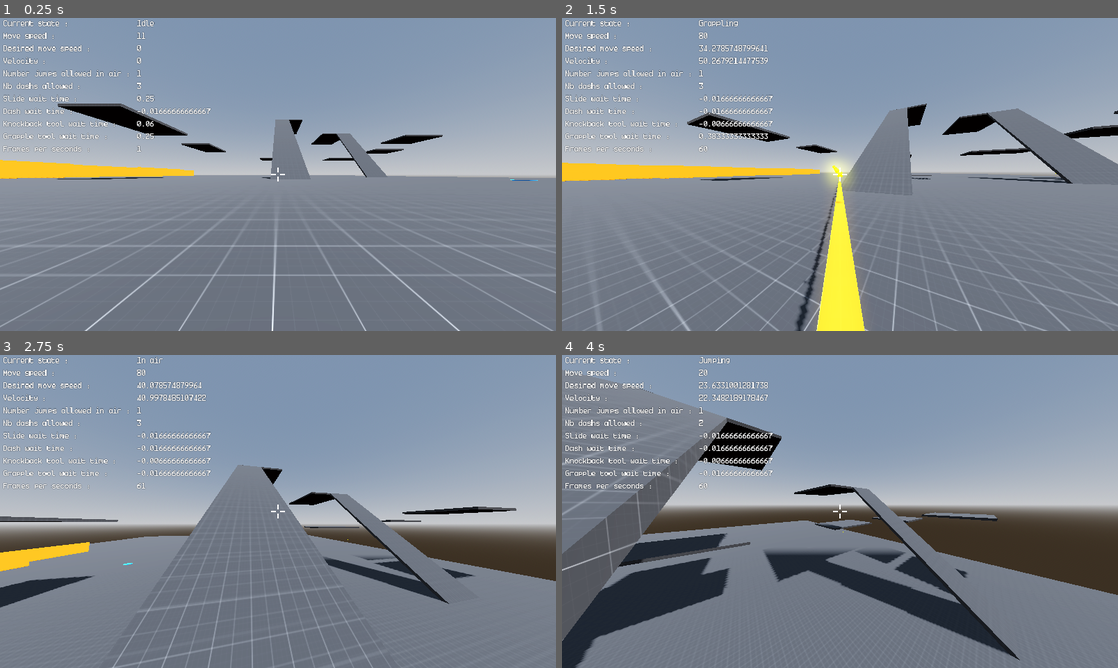
Above: before the commit, frames 1-4 (two rows, left to right).
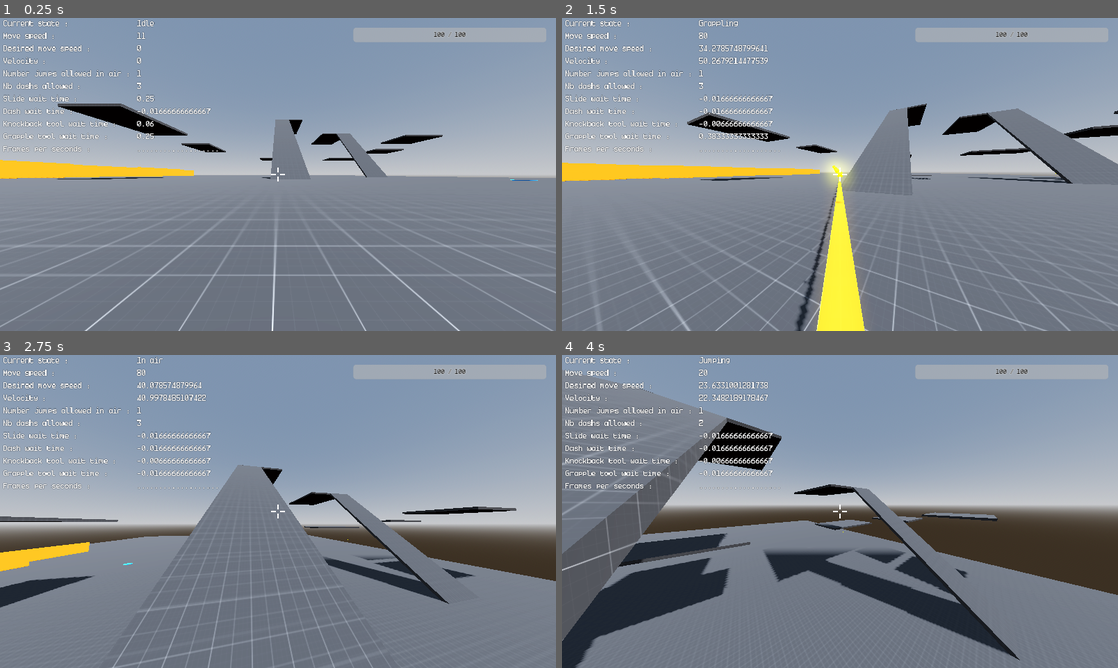
Above: after the commit, the same moments.

Repository: ayoubachak/sticky-man
Game: Godot game, scene res://Scenes/TemplateMapScene.tscn
Two runs of this game, one before a commit and one after it. Both use one fixed random seed, a clock stepped at 60 frames per second and the inputs below. The engine's default icon, where the game draws it, is replaced by a stand-in: a white triangle on a blue panel in a dark square.
Inputs (mouse positions are in pixels of both pictures, inside the frame that each line leads up to):
- Up to frame 1 (0.25 s): no input
- Up to frame 2 (1.5 s): tap Enter at 0.5 s; move the mouse to (867, 174) at 0.52 s; hold W (moveForward) from 0.53 s (still down); tap Ctrl (dash) at 0.6 s; click (867, 174) at 0.67 s; tap Space (jump) at 0.77 s; move the mouse to (812, 174) at 1.27 s; right-click (812, 174) at 1.35 s; click (812, 174) at 1.42 s
- Up to frame 3 (2.75 s): keep holding W (moveForward); tap Space (jump) at 1.52 s; move the mouse to (289, 505) at 2.02 s; tap Shift (run) at 2.1 s; click (289, 505) at 2.17 s
- Up to frame 4 (4 s): keep holding W (moveForward); move the mouse to (834, 517) at 2.77 s; tap Mouse wheel up (useKnockbackTool) at 2.85 s; click (834, 517) at 2.92 s; tap Space (jump) at 3.02, 3.77 s; move the mouse to (878, 514) at 3.52 s; tap Ctrl (dash) at 3.6 s; click (878, 514) at 3.67 s

The runs differ from the first frame. In frame 1, 1.6% of the frame differs, in the area x 24-99%, y 3-43%; in frame 2, 1.6%; in frame 3, 1.6%; in frame 4, 1.6%.

Commit message:
Add health management and game over UI; implement health bar, damage handling, and game over screen functionality.

Diff:
--- /dev/null
+++ b/Scenes/GameOverScreen.tscn
@@ -0,0 +1,73 @@
+[gd_scene load_steps=3 format=3]
+
+[ext_resource type="FontFile" uid="uid://bwr73i28ligrq" path="res://Arts/Fonts/Ticketing.ttf" id="1_g88fa"]
+[ext_resource type="Script" path="res://Scripts/UI/GameOverScreenScript.gd" id="2_ga8s9"]
+
+[node name="GameOverScreen" type="Control"]
+process_mode = 3
+layout_mode = 3
+anchors_preset = 15
+anchor_right = 1.0
+anchor_bottom = 1.0
+grow_horizontal = 2
+grow_vertical = 2
+mouse_filter = 0
+script = ExtResource("2_ga8s9")
+
+[node name="ColorRect" type="ColorRect" parent="."]
+layout_mode = 1
+anchors_preset = 15
+anchor_right = 1.0
+anchor_bottom = 1.0
+grow_horizontal = 2
+grow_vertical = 2
+mouse_filter = 0
+color = Color(0.156863, 0.156863, 0.156863, 0.784314)
+
+[node name="VBoxContainer" type="VBoxContainer" parent="."]
+layout_mode = 1
+anchors_preset = 8
+anchor_left = 0.5
+anchor_top = 0.5
+anchor_right = 0.5
+anchor_bottom = 0.5
+offset_left = -200.0
+offset_top = -150.0
+offset_right = 200.0
+offset_bottom = 150.0
+grow_horizontal = 2
+grow_vertical = 2
+mouse_filter = 0
+theme_override_constants/separation = 30
+alignment = 1
+
+[node name="GameOverLabel" type="Label" parent="VBoxContainer"]
+layout_mode = 2
+theme_override_fonts/font = ExtResource("1_g88fa")
+theme_override_font_sizes/font_size = 64
+text = "GAME OVER"
+horizontal_alignment = 1
+
+[node name="HSeparator" type="HSeparator" parent="VBoxContainer"]
+layout_mode = 2
+theme_override_constants/separation = 20
+
+[node name="RestartButton" type="Button" parent="VBoxContainer"]
+custom_minimum_size = Vector2(200, 60)
+layout_mode = 2
+size_flags_horizontal = 4
+focus_mode = 2
+mouse_filter = 0
+theme_override_fonts/font = ExtResource("1_g88fa")
+theme_override_font_sizes/font_size = 32
+text = "Restart"
+
+[node name="QuitButton" type="Button" parent="VBoxContainer"]
+custom_minimum_size = Vector2(200, 60)
+layout_mode = 2
+size_flags_horizontal = 4
+focus_mode = 2
+mouse_filter = 0
+theme_override_fonts/font = ExtResource("1_g88fa")
+theme_override_font_sizes/font_size = 32
+text = "Quit Game"
--- /dev/null
+++ b/Scenes/HUDScene.tscn
@@ -0,0 +1,128 @@
+[gd_scene load_steps=3 format=3 uid="uid://crci03ygto3p0"]
+
+[ext_resource type="FontFile" uid="uid://bwr73i28ligrq" path="res://Arts/Fonts/Ticketing.ttf" id="1_f2d5g"]
+[ext_resource type="Script" path="res://Scripts/PlayerCharacter/UI/HUDScript.gd" id="1_lkp8p"]
+
+[node name="HUD" type="Control"]
+layout_mode = 3
+anchors_preset = 15
+anchor_right = 1.0
+anchor_bottom = 1.0
+grow_horizontal = 2
+grow_vertical = 2
+script = ExtResource("1_lkp8p")
+
+[node name="HBoxContainer" type="HBoxContainer" parent="."]
+layout_mode = 1
+anchors_preset = 15
+anchor_right = 1.0
+anchor_bottom = 1.0
+grow_horizontal = 2
+grow_vertical = 2
+
+[node name="VBoxContainer" type="VBoxContainer" parent="HBoxContainer"]
+layout_mode = 2
+
+[node name="VBoxContainer2" type="VBoxContainer" parent="HBoxContainer"]
+layout_mode = 2
+size_flags_horizontal = 3
+
+[node name="CurrentStateLabelText" type="Label" parent="HBoxContainer/VBoxContainer2"]
+layout_mode = 2
+theme_override_fonts/font = ExtResource("1_f2d5g")
+text = "Current State"
+
+[node name="MoveSpeedLabelText" type="Label" parent="HBoxContainer/VBoxContainer2"]
+layout_mode = 2
+theme_override_fonts/font = ExtResource("1_f2d5g")
+text = "Move Speed"
+
+[node name="DesiredMoveSpeedLabelText" type="Label" parent="HBoxContainer/VBoxContainer2"]
+layout_mode = 2
+theme_override_fonts/font = ExtResource("1_f2d5g")
+text = "Desired Move Speed"
+
+[node name="VelocityLabelText" type="Label" parent="HBoxContainer/VBoxContainer2"]
+layout_mode = 2
+theme_override_fonts/font = ExtResource("1_f2d5g")
+text = "Velocity"
+
+[node name="NbJumpsInAirLabelText" type="Label" parent="HBoxContainer/VBoxContainer2"]
+layout_mode = 2
+theme_override_fonts/font = ExtResource("1_f2d5g")
+text = "Nb Jumps In Air"
+
+[node name="NbDashsAllowedLabelText" type="Label" parent="HBoxContainer/VBoxContainer2"]
+layout_mode = 2
+theme_override_fonts/font = ExtResource("1_f2d5g")
+text = "Nb Dashs Allowed"
+
+[node name="SlideWaitTimeLabelText" type="Label" parent="HBoxContainer/VBoxContainer2"]
+layout_mode = 2
+theme_override_fonts/font = ExtResource("1_f2d5g")
+text = "Slide Wait Time"
+
+[node name="DashWaitTimeLabelText" type="Label" parent="HBoxContainer/VBoxContainer2"]
+layout_mode = 2
+theme_override_fonts/font = ExtResource("1_f2d5g")
+text = "Dash Wait Time"
+
+[node name="KnockbackToolWaitTimeLabelText" type="Label" parent="HBoxContainer/VBoxContainer2"]
+layout_mode = 2
+theme_override_fonts/font = ExtResource("1_f2d5g")
+text = "Knockback Tool Wait Time"
+
+[node name="GrappleToolWaitTimeLabelText" type="Label" parent="HBoxContainer/VBoxContainer2"]
+layout_mode = 2
+theme_override_fonts/font = ExtResource("1_f2d5g")
+text = "Grapple Tool Wait Time"
+
+[node name="FramesPerSecondLabelText" type="Label" parent="HBoxContainer/VBoxContainer2"]
+layout_mode = 2
+theme_override_fonts/font = ExtResource("1_f2d5g")
+text = "FPS"
+
+[node name="SpeedLinesContrainer" type="Control" parent="."]
+visible = false
+layout_mode = 1
+anchors_preset = 15
+anchor_right = 1.0
+anchor_bottom = 1.0
+grow_horizontal = 2
+grow_vertical = 2
+
+[node name="HealthBar" type="ProgressBar" parent="."]
+custom_minimum_size = Vector2(400, 30)
+layout_mode = 1
+anchors_preset = 1
+anchor_left = 1.0
+anchor_right = 1.0
+offset_left = -400.0
+offset_top = 20.0
+offset_right = -20.0
+offset_bottom = 50.0
+grow_horizontal = 0
+value = 100.0
+show_percentage = false
+
+[node name="Label" type="Label" parent="HealthBar"]
+layout_mode = 1
+anchors_preset = 8
+anchor_left = 0.5
+anchor_top = 0.5
+anchor_right = 0.5
+anchor_bottom = 0.5
+offset_left = -43.0
+offset_top = -13.0
+offset_right = 43.0
+offset_bottom = 13.0
+grow_horizontal = 2
+grow_vertical = 2
+theme_override_colors/font_color = Color(0, 0, 0, 1)
+theme_override_colors/font_outline_color = Color(1, 1, 1, 1)
+theme_override_constants/outline_size = 2
+theme_override_fonts/font = ExtResource("1_f2d5g")
+theme_override_font_sizes/font_size = 16
+text = "100 / 100"
+horizontal_alignment = 1
+vertical_alignment = 1
--- a/Scenes/PlayerCharacterScene.tscn
+++ b/Scenes/PlayerCharacterScene.tscn
@@ -179,11 +179,15 @@
 nbJumpsInAirAllowed = 1
 coyoteJumpCooldown = 0.3
 slideTime = 1.0
+slideTimeRef = null
 timeBeforeCanSlideAgain = 0.5
 maxSlopeAngle = 10.0
 wallJumpVelocity = 3.0
+max_health = null
+invincibility_time = null
 dashTime = 0.11
 nbDashAllowed = 3
+timeBeforeCanDashAgain = null
 timeBefReloadDash = 0.6
 grapHookMaxDist = 800.0
 grapHookSpeed = 80.0
@@ -544,7 +548,107 @@
 label_settings = SubResource("LabelSettings_02rm5")
 vertical_alignment = 1
 
+[node name="HealthBar" type="ProgressBar" parent="HUD"]
+custom_minimum_size = Vector2(400, 30)
+layout_mode = 1
+anchors_preset = 1
+anchor_left = 1.0
+anchor_right = 1.0
+offset_left = -420.0
+offset_top = 20.0
+offset_right = -20.0
+offset_bottom = 50.0
+grow_horizontal = 0
+value = 100.0
+show_percentage = false
+
+[node name="Label" type="Label" parent="HUD/HealthBar"]
+layout_mode = 1
+anchors_preset = 8
+anchor_left = 0.5
+anchor_top = 0.5
+anchor_right = 0.5
+anchor_bottom = 0.5
+offset_left = -43.0
+offset_top = -13.0
+offset_right = 43.0
+offset_bottom = 13.0
+grow_horizontal = 2
+grow_vertical = 2
+theme_override_colors/font_color = Color(0, 0, 0, 1)
+theme_override_colors/font_outline_color = Color(1, 1, 1, 1)
+theme_override_constants/outline_size = 2
+theme_override_fonts/font = ExtResource("5_kleop")
+theme_override_font_sizes/font_size = 16
+text = "100 / 100"
+horizontal_alignment = 1
+vertical_alignment = 1
+
+[node name="GameOverScreen" type="Control" parent="HUD"]
+process_mode = 3
+visible = false
+layout_mode = 1
+anchors_preset = 15
+anchor_right = 1.0
+anchor_bottom = 1.0
+grow_horizontal = 2
+grow_vertical = 2
+
+[node name="ColorRect" type="ColorRect" parent="HUD/GameOverScreen"]
+layout_mode = 1
+anchors_preset = 15
+anchor_right = 1.0
+anchor_bottom = 1.0
+grow_horizontal = 2
+grow_vertical = 2
+color = Color(0.156863, 0.156863, 0.156863, 0.784314)
+
+[node name="VBoxContainer" type="VBoxContainer" parent="HUD/GameOverScreen"]
+layout_mode = 1
+anchors_preset = 8
+anchor_left = 0.5
+anchor_top = 0.5
+anchor_right = 0.5
+anchor_bottom = 0.5
+offset_left = -200.0
+offset_top = -150.0
+offset_right = 200.0
+offset_bottom = 150.0
+grow_horizontal = 2
+grow_vertical = 2
+theme_override_constants/separation = 30
+alignment = 1
+
+[node name="GameOverLabel" type="Label" parent="HUD/GameOverScreen/VBoxContainer"]
+layout_mode = 2
+theme_override_fonts/font = ExtResource("5_kleop")
+theme_override_font_sizes/font_size = 64
+text = "GAME OVER"
+horizontal_alignment = 1
+
+[node name="HSeparator" type="HSeparator" parent="HUD/GameOverScreen/VBoxContainer"]
+layout_mode = 2
+theme_override_constants/separation = 20
+
+[node name="RestartButton" type="Button" parent="HUD/GameOverScreen/VBoxContainer"]
+custom_minimum_size = Vector2(200, 60)
+layout_mode = 2
+size_flags_horizontal = 4
+theme_override_fonts/font = ExtResource("5_kleop")
+theme_override_font_sizes/font_size = 32
+text = "Restart"
+
+[node name="QuitButton" type="Button" parent="HUD/GameOverScreen/VBoxContainer"]
+custom_minimum_size = Vector2(200, 60)
+layout_mode = 2
+size_flags_horizontal = 4
+theme_override_fonts/font = ExtResource("5_kleop")
+theme_override_font_sizes/font_size = 32
+text = "Quit Game"
+
 [node name="PauseMenu" parent="." instance=ExtResource("6_3wmtt")]
 visible = false
 
 [connection signal="sendKnockback" from="CameraHolder/Camera3D/ObjectTool" to="." method="_on_object_tool_send_knockback"]
+[connection signal="pressed" from="HUD/GameOverScreen/VBoxContainer/RestartButton" to="HUD" method="_on_restart_button_pressed"]
+[connection signal="pressed" from="HUD/GameOverScreen/VBoxContainer/QuitButton" to="HUD" method="_on_quit_button_pressed"]
--- a/Scenes/TemplateMapScene.tscn
+++ b/Scenes/TemplateMapScene.tscn
@@ -66,6 +66,10 @@
 
 [node name="PlayerCharacterV2" parent="PlayerCharacter" instance=ExtResource("1_tvhlt")]
 transform = Transform3D(1, 0, 0, 0, 1, 0, 0, 0, 1, -38.5544, 1.54036, 0)
+slideTimeRef = 0.0
+max_health = 100
+invincibility_time = 0.5
+timeBeforeCanDashAgain = 0.2
 
 [node name="Map" type="Node3D" parent="."]
 
--- a/Scripts/Enemies/Zombie.gd
+++ b/Scripts/Enemies/Zombie.gd
@@ -3,6 +3,9 @@
 @export var max_health: int = 100
 var current_health: int
 @export var speed: float = 5.0
+@export var attack_damage: int = 10    # Damage per hit
+@export var attack_interval: float = 2.0 # Time between attacks
+var attack_timer: float = 0.0 # Current attack timer
 
 @onready var label: Label3D = $Label3D
 @onready var mesh_instance: MeshInstance3D = $MeshInstance3D
@@ -36,10 +39,23 @@
 		# chase on horizontal plane without touching vertical velocity
 		var dir = player.global_transform.origin - global_transform.origin
 		dir.y = 0
-		if dir.length() > 0:
+
+		# Check if close enough to attack
+		var distance_to_player = dir.length()
+
+		if distance_to_player > 0:
 			dir = dir.normalized()
 			velocity.x = dir.x * speed
 			velocity.z = dir.z * speed
+
+		# Handle attack timer and attack if close enough
+		if attack_timer > 0:
+			attack_timer -= _delta
+
+		# If we're close to player and attack timer is ready, attack
+		if distance_to_player < 2.0 and attack_timer <= 0:
+			attack_player()
+			attack_timer = attack_interval
 
 	move_and_slide()
 
@@ -62,6 +78,18 @@
 	if current_health <= 0:
 		# Play death effect using the prepared material
 		if hit_material:
-			hit_material.albedo_color = Color(0.5, 0.5, 0.5, 1)
-		# Schedule deletion after a short delay for visual feedback
+			hit_material.albedo_color = Color(0.5, 0.5, 0.5, 1)		# Schedule deletion after a short delay for visual feedback
 		get_tree().create_timer(0.3).timeout.connect(func(): queue_free())
+
+# Attack the player character
+func attack_player() -> void:
+	if player and player.has_method("take_damage"):
+		print("Zombie attacking player with damage: ", attack_damage)
+		player.take_damage(attack_damage)
+
+		# Visual feedback for attack
+		if hit_material:
+			hit_material.albedo_color = Color(1, 0.7, 0, 1) # Orange for attack
+			get_tree().create_timer(0.2).timeout.connect(func():
+				hit_material.albedo_color = Color(1, 1, 1, 1)
+			)
--- a/Scripts/PlayerCharacter/CameraScript.gd
+++ b/Scripts/PlayerCharacter/CameraScript.gd
@@ -69,7 +69,7 @@
 
 func _unhandled_input(event):
 	#this function manage camera rotation (360 on x axis, blocked at <= -60 and >= 60 on y axis, to not having the character do a complete head turn, which will be kinda weird)
-	if !pauseMenu.pauseMenuEnabled: #can only rotate when the ui is not opened
+	if !pauseMenu.pauseMenuEnabled and !get_tree().paused: #can only rotate when the ui is not opened and game is not paused
 		if event is InputEventMouseMotion:
 			rotate_y(-event.relative.x * XAxisSensibility)
 			camera.rotate_x(-event.relative.y * YAxisSensibility)
--- a/Scripts/PlayerCharacter/PlayerCharacterScript.gd
+++ b/Scripts/PlayerCharacter/PlayerCharacterScript.gd
@@ -78,6 +78,14 @@
 
 #dash variables
 @export_group("dash variables")
+
+#health variables
+@export_group("health variables")
+@export var max_health: int = 100
+var current_health: int
+@export var invincibility_time: float = 0.5 # Time player is invincible after being hit
+var invincibility_timer: float = 0.0 # Current invincibility time
+var is_dead: bool = false
 @export var dashTime : float
 var dashTimeRef : float
 @export var nbDashAllowed : int
@@ -129,6 +137,10 @@
 func _ready():
 	# Add player to group for reference by bullets
 	add_to_group("PlayerCharacter")
+
+	# Initialize health
+	current_health = max_health
+	is_dead = false
 
 	#set the start move speed
 	moveSpeed = walkSpeed
@@ -185,6 +197,9 @@
 
 	collisionHandling()
 
+	# Process damage invincibility
+	process_invincibility(delta)
+
 	move_and_slide()
 
 func inputManagement():
@@ -778,6 +793,62 @@
 	# Apply full transform to the bullet
 	b.global_transform = bullet_transform
 
+	# Add bullet to the game
+	get_tree().get_root().add_child(b)
+
+# Handle player damage
+func take_damage(amount: int) -> void:
+	# Check if player is currently invincible
+	if invincibility_timer > 0:
+		return
+
+	# Apply damage
+	current_health -= amount
+	if current_health < 0:
+		current_health = 0
+
+	# Update HUD
+	if hud:
+		hud.update_health_display(current_health, max_health)
+
+	# Start invincibility timer
+	invincibility_timer = invincibility_time
+
+	# Flash the player red when hit
+	mesh.material_override = StandardMaterial3D.new()
+	mesh.material_override.albedo_color = Color(1, 0.3, 0.3, 1)
+	get_tree().create_timer(0.15).timeout.connect(func():
+		mesh.material_override = null
+	)
+
+	# Check if player is dead
+	if current_health <= 0:
+		die()
+
+# Process damage invincibility timer
+func process_invincibility(delta: float) -> void:
+	if invincibility_timer > 0:
+		invincibility_timer -= delta
+
+# Handle player death
+func die() -> void:
+	if is_dead:
+		return
+
+	is_dead = true
+	print("Player died")
+
+	# Disable player input
+	canInput = false
+
+	# Show game over screen
+	if hud:
+		hud.show_game_over()
+
+	# Optional: play death animation or effects
+	mesh.material_override = StandardMaterial3D.new()
+	mesh.material_override.albedo_color = Color(0.5, 0.5, 0.5, 1)
+
 	# Add bullet to scene
-	get_tree().current_scene.add_child(b)
-	print("Bullet added to scene tree. Position: ", b.global_position)
+	# get_tree().current_scene.add_child(b)
+	# print("Bullet added to scene tree. Position: ", b.global_position)
--- a/Scripts/PlayerCharacter/UI/HUDScript.gd
+++ b/Scripts/PlayerCharacter/UI/HUDScript.gd
@@ -16,9 +16,38 @@
 @onready var grappleToolWaitTimeLabelText = $HBoxContainer/VBoxContainer2/GrappleToolWaitTimeLabelText
 @onready var framesPerSecondLabelText = $HBoxContainer/VBoxContainer2/FramesPerSecondLabelText
 @onready var speedLinesContainer = $SpeedLinesContrainer
+@onready var health_bar = $HealthBar
+@onready var game_over_screen = $GameOverScreen
 
 func _ready():
+	# Set process mode to allow UI interaction when the game is paused
+	process_mode = Node.PROCESS_MODE_WHEN_PAUSED
+
 	speedLinesContainer.visible = false #the speed lines will only be displayed when the character will dashing
+
+	# Initialize health bar
+	if health_bar and health_bar.has_node("Label"):
+		health_bar.value = 100
+		health_bar.get_node("Label").text = "100 / 100"
+
+	# Hide game over screen at start
+	if game_over_screen:
+		game_over_screen.visible = false
+
+		# Make sure buttons are connected
+		if game_over_screen.has_node("VBoxContainer/RestartButton"):
+			var restart_button = game_over_screen.get_node("VBoxContainer/RestartButton")
+			if not restart_button.is_connected("pressed", Callable(self, "_on_restart_button_pressed")):
+				restart_button.connect("pressed", Callable(self, "_on_restart_button_pressed"))
+
+		if game_over_screen.has_node("VBoxContainer/QuitButton"):
+			var quit_button = game_over_screen.get_node("VBoxContainer/QuitButton")
+			if not quit_button.is_connected("pressed", Callable(self, "_on_quit_button_pressed")):
+				quit_button.connect("pressed", Callable(self, "_on_quit_button_pressed"))
+
+	# Hide game over screen at start
+	if game_over_screen:
+		game_over_screen.visible = false
 
 func displayCurrentState(currentState : int):
 	#this function manage the current state displayment
@@ -95,3 +124,75 @@
 func _process(_delta):
 	#this function manage the frames per second displayment
 	framesPerSecondLabelText.set_text(str(Engine.get_frames_per_second()))
+
+# Updates the health display with current and max health
+func update_health_display(current: int, maximum: int):
+	if health_bar:
+		# Update progress bar value
+		health_bar.value = float(current) / float(maximum) * 100
+		# Update text label (if available)
+		if health_bar.has_node("Label"):
+			health_bar.get_node("Label").text = str(current) + " / " + str(maximum)
+
+# Shows the game over screen
+func show_game_over():
+	if game_over_screen:
+		# Use the GameOverScreen's dedicated show method if it's using our script
+		if game_over_screen.has_method("show_screen"):
+			game_over_screen.show_screen()
+		else:
+			# Fallback to the old method
+			game_over_screen.visible = true
+
+			# Make the mouse visible and able to interact with UI
+			Input.set_mouse_mode(Input.MOUSE_MODE_VISIBLE)
+
+			# Pause the game but ensure UI still works
+			get_tree().paused = true
+
+# Restart game (called from restart button)
+func _on_restart_button_pressed():
+	print("Restart button pressed")
+
+	# Reset mouse mode to captured for FPS controls
+	Input.set_mouse_mode(Input.MOUSE_MODE_CAPTURED)
+
+	# Hide game over screen
+	if game_over_screen:
+		game_over_screen.visible = false
+
+	# Unpause the game
+	get_tree().paused = false
+
+	# Reload current scene
+	get_tree().reload_current_scene()
+
+# Quit game (called from quit button)
+func _on_quit_button_pressed():
+	print("Quit button pressed")
+
+	# Unpause before quitting to ensure clean exit
+	get_tree().paused = false
+
+	# Quit the game
+	get_tree().quit()
+
+# Direct input handling for game over screen buttons
+func _input(event):
+	if game_over_screen and game_over_screen.visible:
+		if event is InputEventMouseButton and event.pressed and event.button_index == MOUSE_BUTTON_LEFT:
+			# Check if click is on restart button
+			if game_over_screen.has_node("VBoxContainer/RestartButton"):
+				var restart_button = game_over_screen.get_node("VBoxContainer/RestartButton")
+				var rect = restart_button.get_global_rect()
+				if rect.has_point(event.position):
+					_on_restart_button_pressed()
+					accept_event()
+
+			# Check if click is on quit button
+			if game_over_screen.has_node("VBoxContainer/QuitButton"):
+				var quit_button = game_over_screen.get_node("VBoxContainer/QuitButton")
+				var rect = quit_button.get_global_rect()
+				if rect.has_point(event.position):
+					_on_quit_button_pressed()
+					accept_event()
--- /dev/null
+++ b/Scripts/UI/GameOverScreenScript.gd
@@ -0,0 +1,58 @@
+extends Control
+
+signal restart_game
+signal quit_game
+
+func _ready():
+	# Set process mode to always process
+	process_mode = Node.PROCESS_MODE_WHEN_PAUSED
+
+	# Make the screen initially invisible
+	visible = false
+	mouse_filter = Control.MOUSE_FILTER_STOP
+
+	# Connect button signals
+	$VBoxContainer/RestartButton.connect("pressed", Callable(self, "_on_restart_button_pressed"))
+	$VBoxContainer/QuitButton.connect("pressed", Callable(self, "_on_quit_button_pressed"))
+
+	# Make buttons explicitly handle input
+	$VBoxContainer/RestartButton.mouse_filter = Control.MOUSE_FILTER_STOP
+	$VBoxContainer/QuitButton.mouse_filter = Control.MOUSE_FILTER_STOP
+
+func _input(event):
+	if visible:
+		print("GameOverScreen received input: ", event)
+		if event is InputEventMouseButton and event.pressed and event.button_index == MOUSE_BUTTON_LEFT:
+			# Check if click is on restart button
+			var restart_button = $VBoxContainer/RestartButton
+			var restart_rect = restart_button.get_global_rect()
+			if restart_rect.has_point(event.position):
+				print("Click on restart button detected")
+				_on_restart_button_pressed()
+				accept_event()
+
+			# Check if click is on quit button
+			var quit_button = $VBoxContainer/QuitButton
+			var quit_rect = quit_button.get_global_rect()
+			if quit_rect.has_point(event.position):
+				print("Click on quit button detected")
+				_on_quit_button_pressed()
+				accept_event()
+
+func show_screen():
+	print("Showing game over screen")
+	visible = true
+	Input.set_mouse_mode(Input.MOUSE_MODE_VISIBLE)
+	$VBoxContainer/RestartButton.grab_focus()
+
+func _on_restart_button_pressed():
+	print("Restart button pressed")
+	emit_signal("restart_game")
+	Input.set_mouse_mode(Input.MOUSE_MODE_CAPTURED)
+	get_tree().paused = false
+	get_tree().reload_current_scene()
+
+func _on_quit_button_pressed():
+	print("Quit button pressed")
+	emit_signal("quit_game")
+	get_tree().quit()
